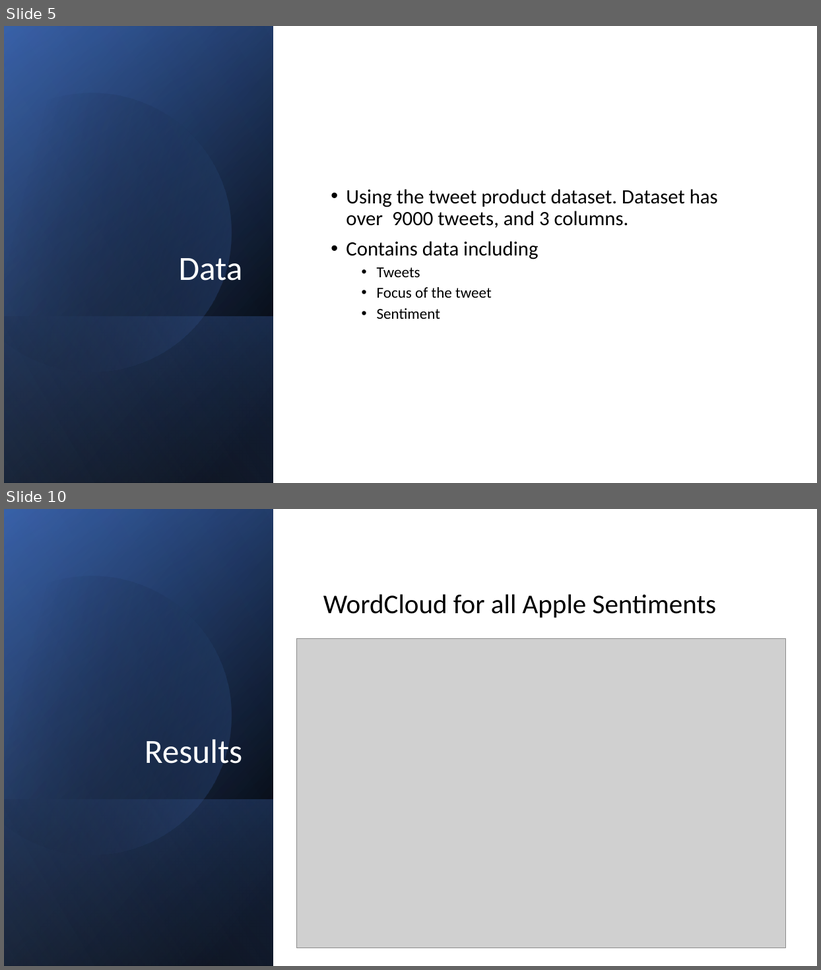
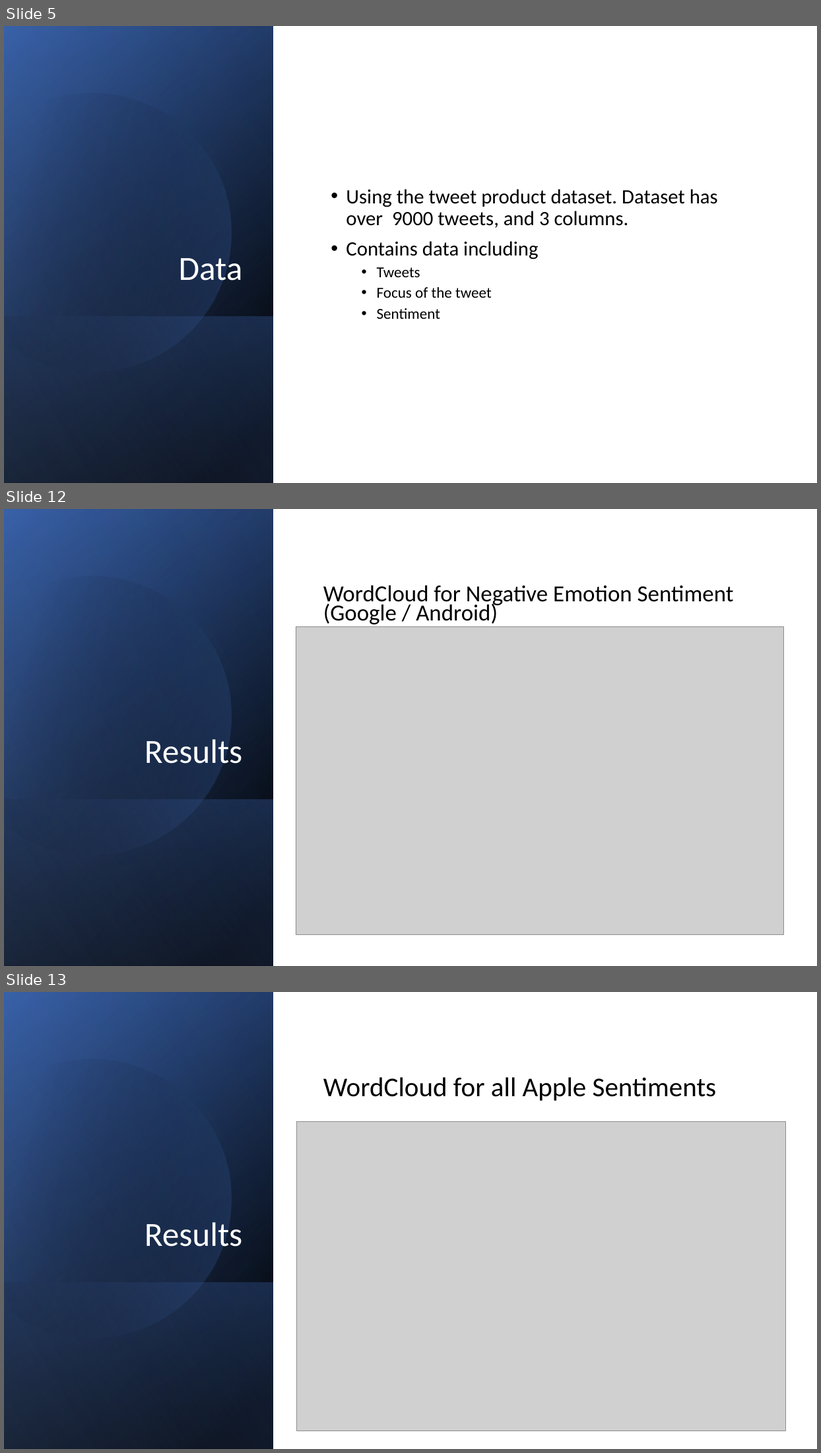
Before and after one commit to carlos-marin1742/Apple-Sentiment-analysis-NLP, a slide deck: dsc-phase-4-project-presentation.pptx. Shown one above the other, each under a label of ours: slides 5 and 10 before the commit, slides 5, 12 and 13 after it; the slides between them are not shown. The pictures are 821x970 and 821x1453 pixels, drawn with LibreOffice and Linux fonts; fonts in the diff are those of the drawing; grey boxes stand for pictures. Boxes give left, top, right and bottom in pixels: in the first picture for what was removed or moved away, otherwise in the second. Text is boxed around its words. In the diff, an @@ line names an element or a change of style, - is before the commit and + after.

```diff
--- a/dsc-phase-4-project-presentation.pptx
+++ b/dsc-phase-4-project-presentation.pptx
@@ slide 12 added at box(4, 509, 817, 966), background #FFFFFF @@
@@ rectangle added at box(4, 509, 817, 966), fill #FFFFFF @@
@@ rectangle added at box(4, 509, 274, 966), fill gradient #000000 to #2F5597 @@
@@ rectangle added at box(4, 510, 274, 966), fill gradient #000000 to #4472C4 @@
@@ rectangle added at box(4, 509, 274, 966), fill gradient #000000 to #8FAADC @@
@@ freeform shape added at box(4, 543, 265, 883), fill gradient #000000 to #4472C4 @@
@@ text added at box(323, 585, 734, 625), 27.2 pt, text #000000 @@
+WordCloud for Negative Emotion Sentiment (Google / Android)
@@ picture added at box(296, 626, 783, 935) @@
@@ title added at box(145, 739, 242, 764), 40 pt, text #FFFFFF @@
+Results
@@ rectangle added at box(4, 799, 274, 966), fill gradient #4472C4 to #000000 @@
@@ what was slide 10 is now slide 13 @@
```
Also in this commit, not shown: 7 slides changed, 6 other slides added, 8 other files.
